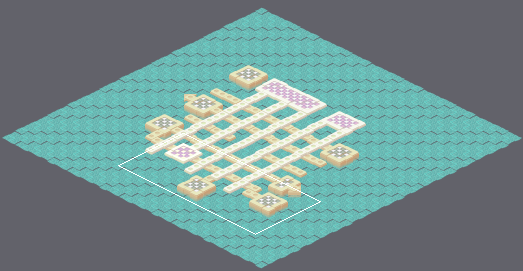
Tiled map: areas/secretArea2.tmx. The first picture is a wide view before the edit; the outline marks the close-up.
Close-up. Earlier state:
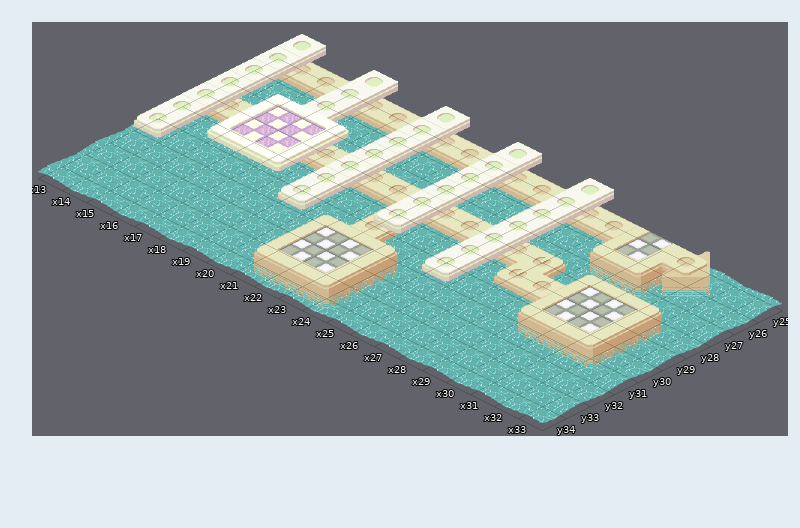
Cells are 64x32 px. Isometric: x runs down to the right, y down to the left. Shown: x 13..33, y 25..34. The commit also changed other parts of the map, which this record leaves out.
After:
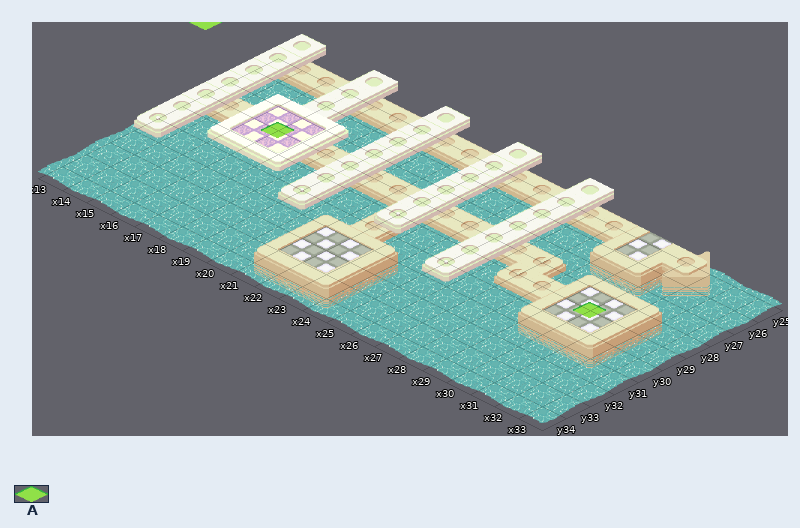
Key: from "Bn3UndernetFlashingWarpVariant": A 0.
Objects are placed by the point they stand on, in cells (3,4 is the top-left corner of cell 3,4); size is 1x1 cell unless given.
Changes in this commit:
Layer "Object Layer 2":
added: A "Custom Warp" at 30,29 size 0.7x0.7
Layer "Object Layer 4":
added: A "Custom Warp" at 17,29 size 0.7x0.7
Boxes around the changes in both close-ups, in picture pixels (x1, y1, x2, y2):
added: (262, 122, 294, 134)
added: (574, 302, 606, 314)
